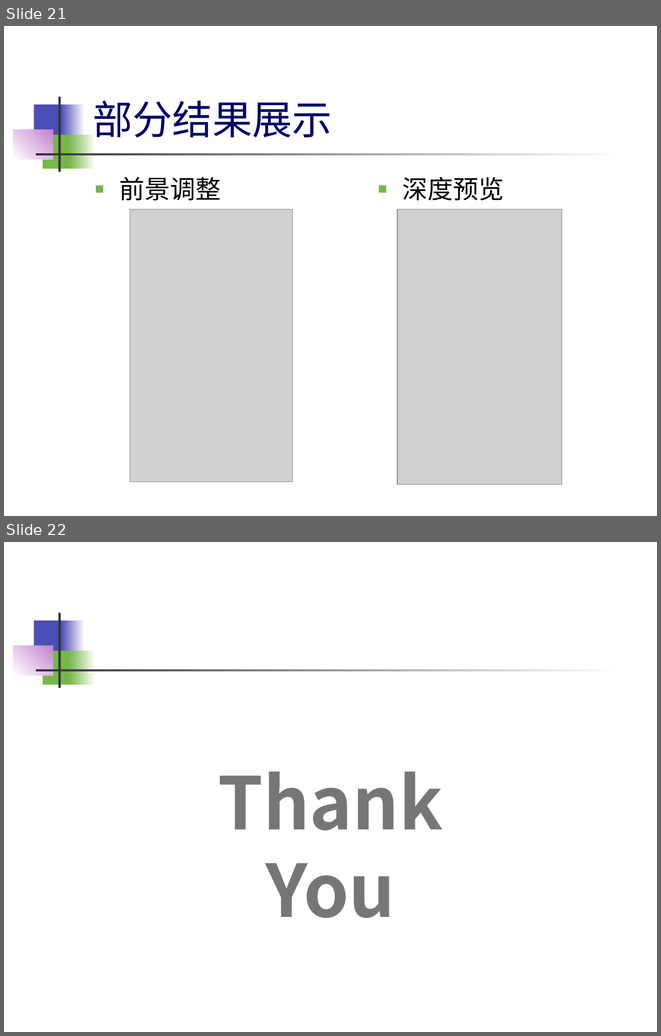
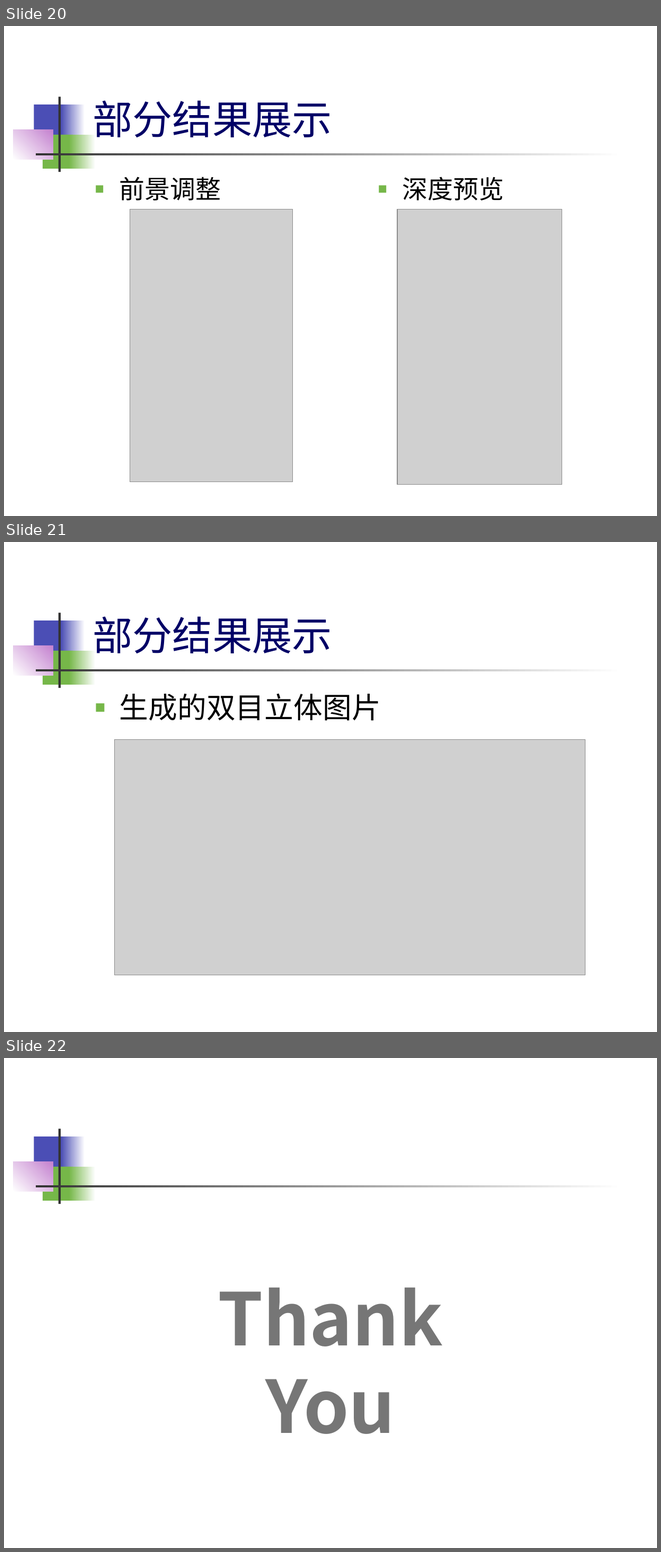
Before and after one commit to eric08/zja-graduation-design, a slide deck: OMG/毕设.pptx. Shown one above the other, each under a label of ours: slides 21 and 22 before the commit, slides 20, 21 and 22 after it. The pictures are 661x1036 and 661x1552 pixels, drawn with LibreOffice and Linux fonts; fonts in the diff are those of the drawing; grey boxes stand for pictures. Boxes give left, top, right and bottom in pixels: in the first picture for what was removed or moved away, otherwise in the second. Text is boxed around its words. In the diff, an @@ line names an element or a change of style, - is before the commit and + after.

```diff
--- a/OMG/毕设.pptx
+++ b/OMG/毕设.pptx
@@ slide 21 added at (4, 542, 657, 1032), background #FFFFFF; not listed: 7 template elements that a slide beside it also shows @@
@@ title added at (93, 616, 332, 653), 44 pt, text #000066 @@
+部分结果展示
@@ text added at (120, 694, 381, 721), 32 pt, text #000000 @@
+■ 生成的双目立体图片
@@ picture added at (114, 739, 584, 974) @@
@@ what was slide 21 is now slide 20 @@
```
Also in this commit, not shown: 3 slides changed, 1 other slide added, 7 other files.
